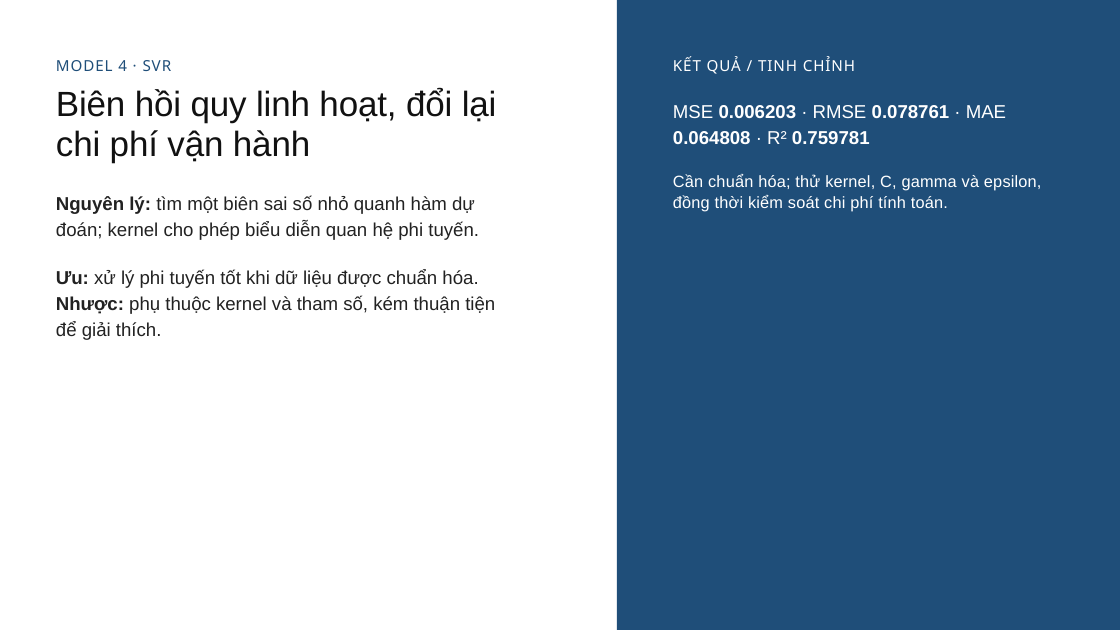
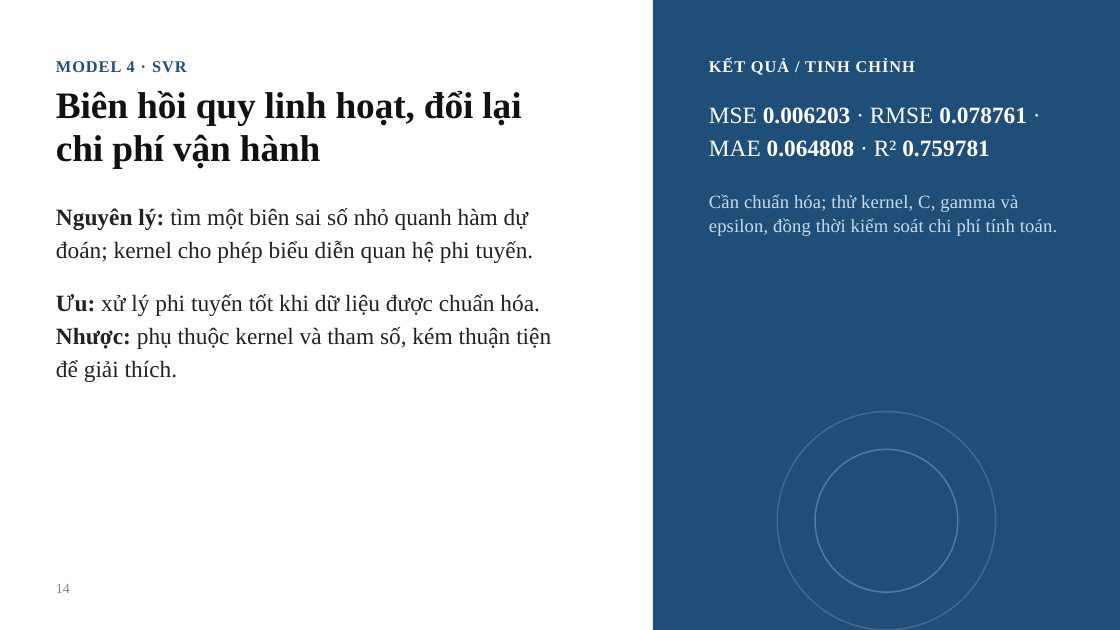
Before and after one commit to hiudz377/02_10123298_10123135_DuDoanKhaNangTrungTuyenSauDaiHoc, a slide deck: slide 14 of docs/slide.pptx. Drawn at 1120x630 pixels with LibreOffice and Linux fonts; fonts in the diff are those of the drawing; background and template pictures are left out. Boxes give left, top, right and bottom in pixels: in the first picture for what was removed or moved away, otherwise in the second. Text is boxed around its words. In the diff, an @@ line names an element or a change of style, - is before the commit and + after.

```diff
--- a/docs/slide.pptx
+++ b/docs/slide.pptx
@@ rectangle: place and size @@
-rectangle at <box>617,0,1120,630</box>
+rectangle at <box>653,0,1120,630</box>
@@ text "MODEL 4 · SVR" at <box>56,61,187,72</box>: size 13 to 14 pt, font Noto Sans to Times New Roman, bold on @@
@@ text "KẾT QUẢ / TINH CHỈNH" at <box>709,59,915,75</box>: size 13 to 14 pt, font Noto Sans to Times New Roman, bold on @@
@@ text "KẾT QUẢ / TINH CHỈNH": place and size @@
-text "KẾT QUẢ / TINH CHỈNH" at <box>673,57,855,74</box>
+text "KẾT QUẢ / TINH CHỈNH" at <box>709,59,915,75</box>
@@ text "Biên hồi quy linh hoạt, ..." at <box>56,90,521,168</box>: size 30 to 32 pt, font Arial to Times New Roman, bold on @@
@@ text "MSE 0.006203 · RMSE 0.078761 ...": place and size @@
-text "MSE 0.006203 · RMSE 0.078761 ..." at <box>673,105,1006,144</box>
+text "MSE 0.006203 · RMSE 0.078761 ..." at <box>709,107,1027,157</box>
@@ text "MSE 0.006203 · RMSE 0.078761 ..." at <box>709,107,1027,157</box>: size 16 to 20 pt, font Arial to Times New Roman @@
@@ text "Nguyên lý: tìm một biên ..." at <box>56,208,551,382</box>: size 16 to 20 pt, font Arial to Times New Roman @@
@@ text "Nguyên lý: tìm một biên ...": place and size @@
-text "Nguyên lý: tìm một biên ..." at <box>56,196,495,340</box>
+text "Nguyên lý: tìm một biên ..." at <box>56,208,551,382</box>
@@ text "Cần chuẩn hóa; thử kernel, ...": place and size @@
-text "Cần chuẩn hóa; thử kernel, ..." at <box>673,174,1041,212</box>
+text "Cần chuẩn hóa; thử kernel, ..." at <box>709,194,1057,236</box>
@@ text "Cần chuẩn hóa; thử kernel, ..." at <box>709,194,1057,236</box>: size 14 to 16 pt, font Arial to Times New Roman, text colour #FFFFFF to #C9DBEC @@
@@ ellipse added at <box>777,412,996,630</box>, outline #FFFFFF 1.25 pt @@
@@ ellipse added at <box>815,450,958,592</box>, outline #FFFFFF 1.25 pt @@
@@ page number added at <box>56,584,70,593</box>, 12 pt, text #7A8794 @@
+14
```
Also in this commit, not shown: 22 other slides changed.
